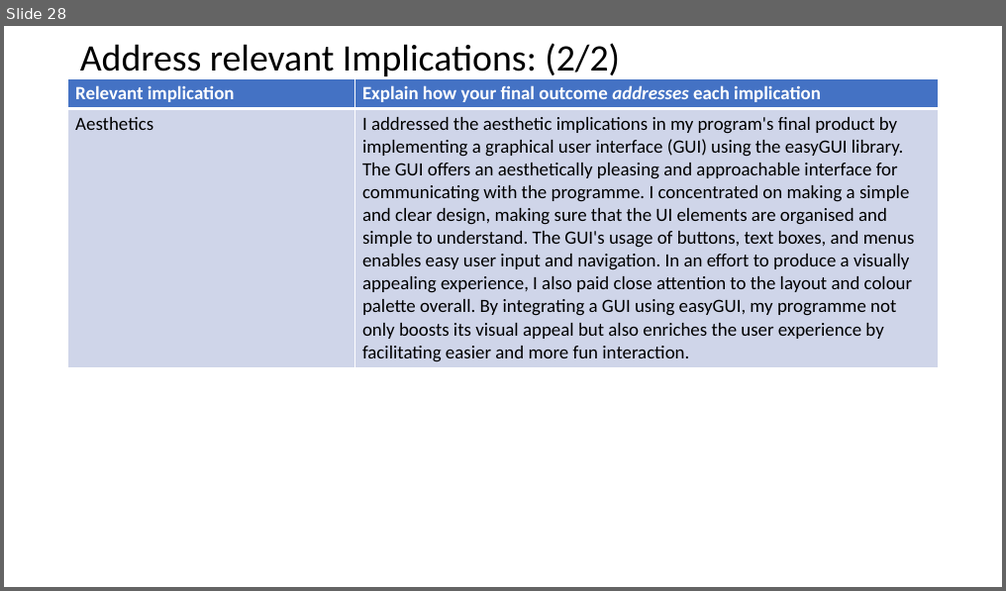
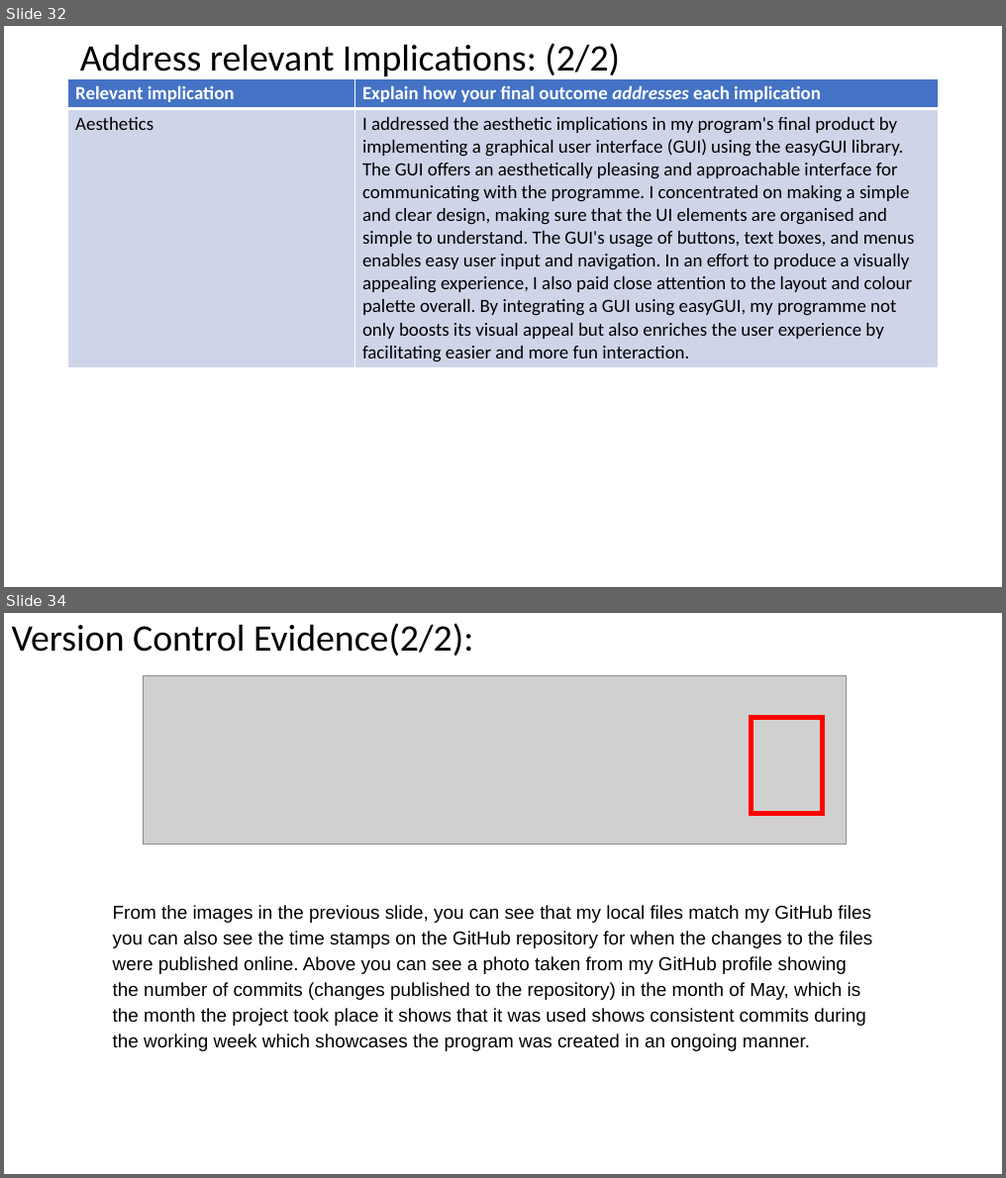
Before and after one commit to Jaxku/Assessment---Monster-Cards, a slide deck: 2.7 and 2.8 Documentation Template.pptx. Shown one above the other, each under a label of ours: slide 28 before the commit, slides 32 and 34 after it; the slides between them are not shown. The pictures are 1006x591 and 1006x1178 pixels, drawn with LibreOffice and Linux fonts; fonts in the diff are those of the drawing; grey boxes stand for pictures. Boxes give left, top, right and bottom in pixels: in the first picture for what was removed or moved away, otherwise in the second. Text is boxed around its words. In the diff, an @@ line names an element or a change of style, - is before the commit and + after.

```diff
--- a/2.7 and 2.8 Documentation Template.pptx
+++ b/2.7 and 2.8 Documentation Template.pptx
@@ slide 34 added at <box>4,613,1002,1174</box>, background #FFFFFF @@
@@ title added at <box>12,623,473,656</box>, 36 pt, text #000000 @@
+Version Control Evidence(2/2):
@@ picture added at <box>144,676,846,845</box> @@
@@ rectangle added at <box>751,718,823,814</box>, outline #FF0000 4.5 pt @@
@@ text added at <box>113,905,873,1052</box>, 18 pt, text #000000 @@
+From the images in the previous slide, you can see that my local files match my GitHub files you can also see the time stamps on the GitHub repository for when the changes to the files were published online. Above you can see a photo taken from my GitHub profile showing the number of commits (changes published to the repository) in the month of May, which is the month the project took place it shows that it was used shows consistent commits during the working week which showcases the program was created in an ongoing manner.
@@ what was slide 28 is now slide 32 @@
```
Also in this commit, not shown: 3 slides changed, 8 other slides added, 2 slides removed, 1 other file.
